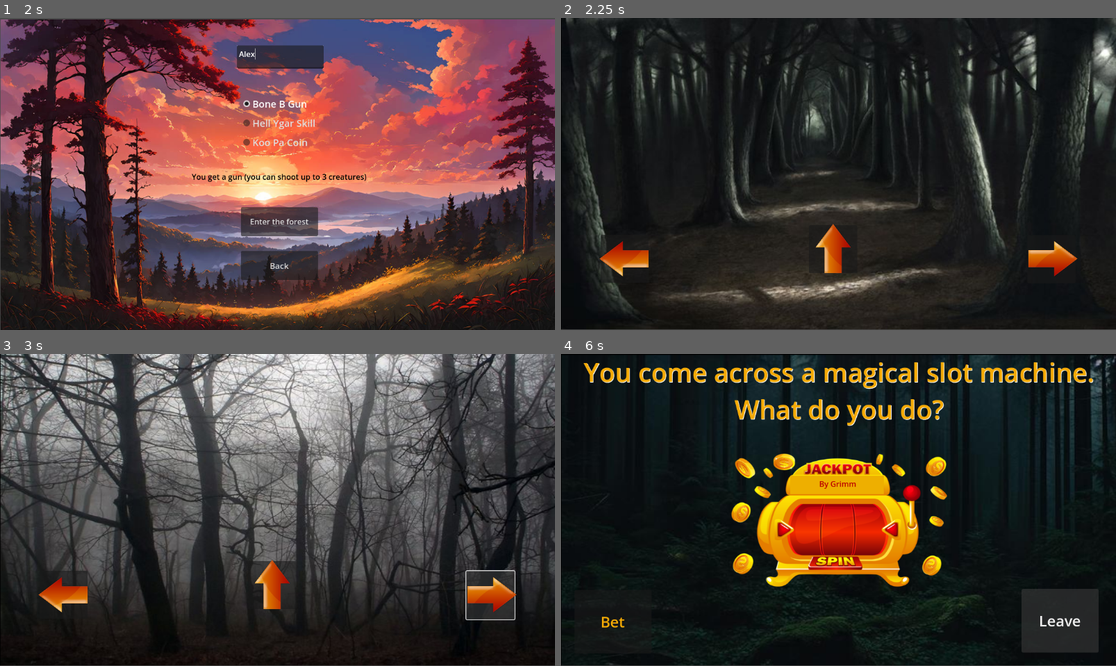
Above: before the commit, frames 1-4 (two rows, left to right).
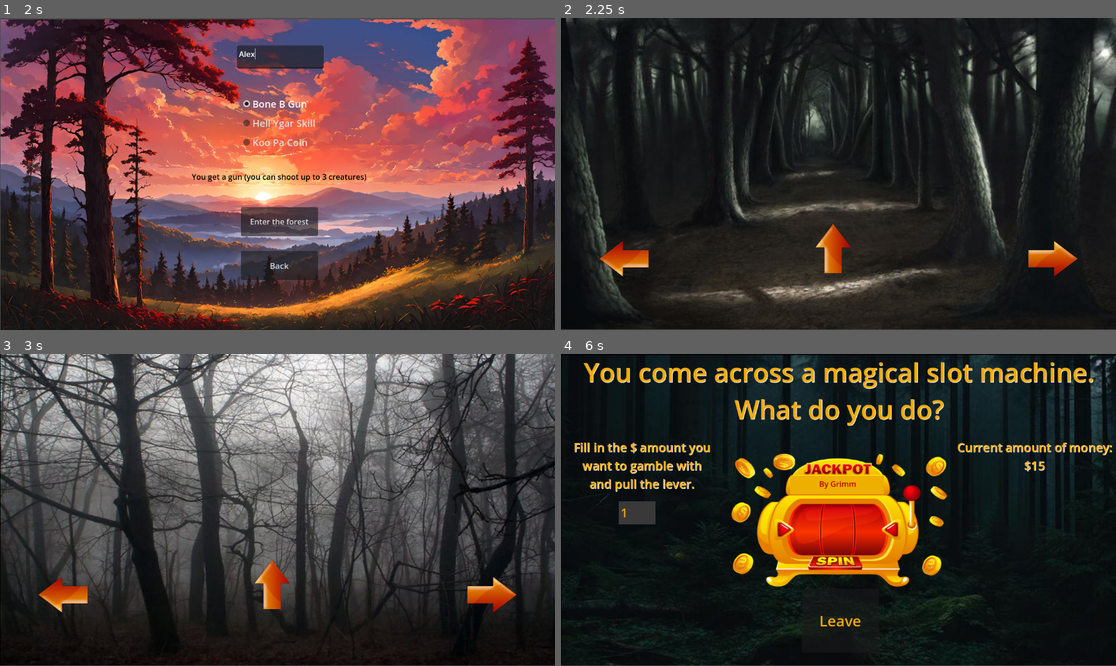
Above: after the commit, the same moments.

Repository: Paarthurax/Godot-Uncharted-Territory
Game: Godot game, scene res://scenes/main_screen.tscn
Same seed, same stepped clock (60 frames per second), same inputs: the game is played once before the commit and once after it. Sound files missing from this copy of the repository are replaced by a short silence.
Inputs (mouse positions are in pixels of both pictures, inside the frame that each line leads up to):
- Up to frame 1 (2 s): click "Start" at 0.5 s; click (283, 55) at 1.27 s; type "Alex" at 1.35 s
- Up to frame 2 (2.25 s): click "Enter the forest" at 2 s
- Up to frame 3 (3 s): click (488, 594) at 2.75 s
- Up to frame 4 (6 s): click (622, 594) at 3.5 s; click (832, 584) at 4.25 s; click (622, 594) at 5 s; click (1049, 594) at 5.75 s

Frame 1 is identical in both runs. In frame 2, 0.1% of the frame differs, in the area x 7-46%, y 69-85%; in frame 3, 1.0%; in frame 4, 5.2%, in the area x 2-100%, y 28-96%.

Commit message:
Finished first encounter
- Players can now gamble
- Players cannot yet shoot the slot machine

Diff:
--- a/scenes/game/encounters/encounter_1.tscn
+++ b/scenes/game/encounters/encounter_1.tscn
@@ -3,7 +3,7 @@
 [ext_resource type="Texture2D" uid="uid://db3s5porrsgif" path="res://images/background/encounter_background.jpg" id="1_8r3yw"]
 [ext_resource type="Script" path="res://scripts/encounter_1.gd" id="1_rshki"]
 [ext_resource type="Texture2D" uid="uid://hfoyvrmqnih5" path="res://images/characters/casino_encounter_1/golden-blank-slot-machine-and-slots-game-coins-explosion.png" id="2_4sqvm"]
-[ext_resource type="Texture2D" uid="uid://bm1yqtwmryf6" path="res://images/characters/casino_encounter_1/Lucky_7.png" id="3_ilvpd"]
+[ext_resource type="Texture2D" uid="uid://bm1yqtwmryf6" path="res://images/characters/casino_encounter_1/symbols/lucky-7-icon.png" id="3_ilvpd"]
 [ext_resource type="Texture2D" uid="uid://bo10s4mvrl2iy" path="res://images/characters/black-cat-png-cute-cat-transparent.png" id="4_i3axh"]
 [ext_resource type="AudioStream" uid="uid://c7jbumpbtx7b6" path="res://sounds/Lets Go Gambling.mp3" id="6_d6vrj"]
 
@@ -25,19 +25,19 @@
 scale = Vector2(0.816667, 0.745)
 texture = ExtResource("2_4sqvm")
 
-[node name="Lucky 7_1" type="Sprite2D" parent="."]
+[node name="Symbol_1" type="Sprite2D" parent="."]
 visible = false
 position = Vector2(511, 364)
 scale = Vector2(0.138889, 0.203593)
 texture = ExtResource("3_ilvpd")
 
-[node name="Lucky 7_2" type="Sprite2D" parent="."]
+[node name="Symbol_2" type="Sprite2D" parent="."]
 visible = false
 position = Vector2(575, 364)
 scale = Vector2(0.138889, 0.203593)
 texture = ExtResource("3_ilvpd")
 
-[node name="Lucky 7_3" type="Sprite2D" parent="."]
+[node name="Symbol_3" type="Sprite2D" parent="."]
 visible = false
 position = Vector2(642, 364)
 scale = Vector2(0.138889, 0.203593)
@@ -51,12 +51,36 @@
 
 [node name="Lucky_label" type="Label" parent="."]
 offset_right = 1154.0
-offset_bottom = 117.0
+offset_bottom = 151.0
 theme_override_colors/font_color = Color(0.957844, 0.664739, 0.0195007, 1)
 theme_override_colors/font_shadow_color = Color(1, 1, 1, 1)
 theme_override_font_sizes/font_size = 54
 text = "You come across a magical slot machine.
 What do you do?"
+horizontal_alignment = 1
+
+[node name="InfotextSpin" type="Label" parent="."]
+offset_top = 176.0
+offset_right = 336.0
+offset_bottom = 327.0
+theme_override_colors/font_color = Color(0.957844, 0.664739, 0.0195007, 1)
+theme_override_colors/font_shadow_color = Color(1, 1, 1, 1)
+theme_override_font_sizes/font_size = 25
+text = "Fill in the $ amount you
+want to gamble with
+and pull the lever."
+horizontal_alignment = 1
+
+[node name="CurrentMoney" type="Label" parent="."]
+offset_left = 815.0
+offset_top = 176.0
+offset_right = 1151.0
+offset_bottom = 327.0
+theme_override_colors/font_color = Color(0.957844, 0.664739, 0.0195007, 1)
+theme_override_colors/font_shadow_color = Color(1, 1, 1, 1)
+theme_override_font_sizes/font_size = 25
+text = "Current amount of money:
+$15"
 horizontal_alignment = 1
 
 [node name="ColorRect2" type="ColorRect" parent="."]
@@ -70,18 +94,19 @@
 stream = ExtResource("6_d6vrj")
 
 [node name="Bet_Button" type="Button" parent="."]
-offset_left = 28.0
-offset_top = 490.0
-offset_right = 188.0
-offset_bottom = 622.0
+offset_left = 686.0
+offset_top = 264.0
+offset_right = 772.0
+offset_bottom = 396.0
+focus_mode = 0
 theme_override_colors/font_color = Color(0.956863, 0.666667, 0.0196078, 1)
 theme_override_font_sizes/font_size = 31
-text = "Bet"
+flat = true
 
 [node name="Leave" type="Button" parent="."]
-offset_left = 956.0
+offset_left = 500.0
 offset_top = 488.0
-offset_right = 1116.0
+offset_right = 660.0
 offset_bottom = 620.0
 theme_override_colors/font_color = Color(0.956863, 0.666667, 0.0196078, 1)
 theme_override_font_sizes/font_size = 31
@@ -95,5 +120,18 @@
 theme_override_colors/font_color = Color(0.733, 1.89635e-05, 1.05888e-05, 1)
 text = "By Grimm"
 
+[node name="GambleMoney" type="TextEdit" parent="."]
+offset_left = 120.0
+offset_top = 306.0
+offset_right = 196.0
+offset_bottom = 354.0
+size_flags_horizontal = 4
+theme_override_colors/background_color = Color(0.223103, 0.223103, 0.223103, 1)
+theme_override_colors/font_color = Color(0.956863, 0.666667, 0.0196078, 1)
+theme_override_colors/font_placeholder_color = Color(0.956863, 0.666667, 0.0196078, 1)
+theme_override_font_sizes/font_size = 25
+text = "1"
+
 [connection signal="pressed" from="Bet_Button" to="." method="_on_bet_button_pressed"]
 [connection signal="pressed" from="Leave" to="." method="_on_leave_pressed"]
+[connection signal="text_changed" from="GambleMoney" to="." method="_on_gamble_money_text_changed"]
--- a/scenes/game/search_forest/scaryforest.gd
+++ b/scenes/game/search_forest/scaryforest.gd
@@ -27,8 +27,8 @@
 	var start_position = total_length - duration_to_play_from_end
 
 	streamPlayer.stop()  # Ensure the player is stopped before seeking
+	streamPlayer.play()
 	streamPlayer.seek(start_position)
-	streamPlayer.play()
 
 func randomBackground():
 	var new_background_name = ""
@@ -97,5 +97,6 @@
 		FourToFive()
 	else:
 		forest_walk += 1
+		play_last_seconds(3)
 		randomBackground()
 		randomArrows()
--- a/scenes/game/search_forest/scaryforest.tscn
+++ b/scenes/game/search_forest/scaryforest.tscn
@@ -31,18 +31,24 @@
 offset_top = 451.0
 offset_right = 1068.0
 offset_bottom = 551.0
+focus_mode = 0
+flat = true
 
 [node name="Left" type="Button" parent="."]
 offset_left = 82.0
 offset_top = 450.0
 offset_right = 182.0
 offset_bottom = 550.0
+focus_mode = 0
+flat = true
 
 [node name="Straight" type="Button" parent="."]
 offset_left = 515.0
 offset_top = 430.0
 offset_right = 615.0
 offset_bottom = 530.0
+focus_mode = 0
+flat = true
 
 [node name="ArrowRight" type="Sprite2D" parent="."]
 position = Vector2(1020, 500)
--- a/scripts/encounter_1.gd
+++ b/scripts/encounter_1.gd
@@ -3,9 +3,30 @@
 var pressed = 0
 var elapsed_time_countdown = 2.0
 var first = true
+
+var symbol_paths = [
+	"res://images/characters/casino_encounter_1/symbols/cherry-logo-icon.png",
+	"res://images/characters/casino_encounter_1/symbols/diamond-icon.png",
+	"res://images/characters/casino_encounter_1/symbols/lucky-7-icon.png"
+]
+
+var desired_scale_normal = Vector2(0.139, 0.204)
+var desired_scale_strong = Vector2(0.139/5, 0.204/5)
+var desired_scale: Vector2
 # Called when the node enters the scene tree for the first time.
 func _ready():
-	$AudioStreamPlayer.play()
+	$"Symbol_1".visible = false
+	$"Symbol_2".visible = false
+	$"Symbol_3".visible = false
+
+	$CurrentMoney.text = "Current amount of money:\n$" + str(Global.money)
+	if Global.money <= 0:
+		$Bet_Button.visible = false
+		$GambleMoney.visible = false
+		$InfotextSpin.visible = false
+
+	else:
+		$AudioStreamPlayer.play()
 
 
 # Called every frame. 'delta' is the elapsed time since the previous frame.
@@ -16,28 +37,78 @@
 		$AudioStreamPlayer.stop()
 func _on_bet_button_pressed():
 	pressed += 1
+	var random_index = randi() % symbol_paths.size()
+	var chosen_symbol_path = symbol_paths[random_index]
+	if(random_index == 2):
+		desired_scale = desired_scale_normal
+	else:
+		desired_scale = desired_scale_strong
+	# Load the texture
+	var chosen_texture = load(chosen_symbol_path)
+
+	assign_texture_to_symbol($"Symbol_1", chosen_texture)
+	assign_texture_to_symbol($"Symbol_2", chosen_texture)
+	assign_texture_to_symbol($"Symbol_3", chosen_texture)
+
 	if(pressed < 3):
-		$"Lucky 7_1".visible = true
-		$"Lucky 7_2".visible = true
-		$"Lucky 7_3".visible = true
+		Global.money += int($GambleMoney.text)
+		$"Symbol_1".visible = true
+		$"Symbol_2".visible = true
+		$"Symbol_3".visible = true
 		$Zimba.visible = false
 		$AudioStreamPlayer.stream = load("res://sounds/Coins Drop Sound Effect (HD).mp3")
 		elapsed_time_countdown = 5
 		$AudioStreamPlayer.play()
 	else:
-		$"Lucky 7_1".visible = true
-		$"Lucky 7_2".visible = true
-		$"Lucky 7_3".visible = false
+		Global.money -= int($GambleMoney.text)
+		_on_gamble_money_text_changed()
+		$"Symbol_1".visible = true
+		$"Symbol_2".visible = true
+		$"Symbol_3".visible = false
 		$Zimba.visible = true
 		$AudioStreamPlayer.stream = load("res://sounds/Lets Go Gambling.mp3")
 		$"Bet_Button".visible = false
+		$GambleMoney.visible = false
+		$InfotextSpin.visible = false
 		$AudioStreamPlayer.play()
 		$AudioStreamPlayer.seek(10.8)
 		elapsed_time_countdown = 0.96
 		$Name.text = "By Zimba"
 
+	$CurrentMoney.text = "Current amount of money:\n$" + str(Global.money)
 
+func assign_texture_to_symbol(symbol, texture):
+	symbol.texture = texture
+	symbol.scale = desired_scale
 
 func _on_leave_pressed():
 	Global.encounters.append("1")
 	get_tree().change_scene_to_file("res://scenes/game/search_forest/scaryforest.tscn")
+
+
+
+
+
+func _on_gamble_money_text_changed():
+	var text = $GambleMoney.text
+	var filtered_text = ""
+
+	# Filter out all non-numeric characters
+	for character in text:
+		if character >= '0' and character <= '9':
+			filtered_text += character
+
+	var number = int(filtered_text)
+	if Global.money <= 0:
+		$Bet_Button.visible = false
+		$GambleMoney.visible = false
+		$InfotextSpin.visible = false
+	# Ensure the number is below Global.money and not below 0
+	elif number > Global.money:
+		number = Global.money
+
+	elif number <= 0:
+		number = 1
+
+	# Update the text with the filtered and validated number
+	$GambleMoney.text = str(number)
Binary file added: images/characters/casino_encounter_1/symbols/cherry-logo-icon.png
Not shown, added: images/characters/casino_encounter_1/symbols/cherry-logo-icon.png.import
Binary file added: images/characters/casino_encounter_1/symbols/diamond-icon.png
Not shown, added: images/characters/casino_encounter_1/symbols/diamond-icon.png.import
Renamed: images/characters/casino_encounter_1/Lucky_7.png -> images/characters/casino_encounter_1/symbols/lucky-7-icon.png
Not shown, changed: images/characters/casino_encounter_1/symbols/lucky-7-icon.png.import
